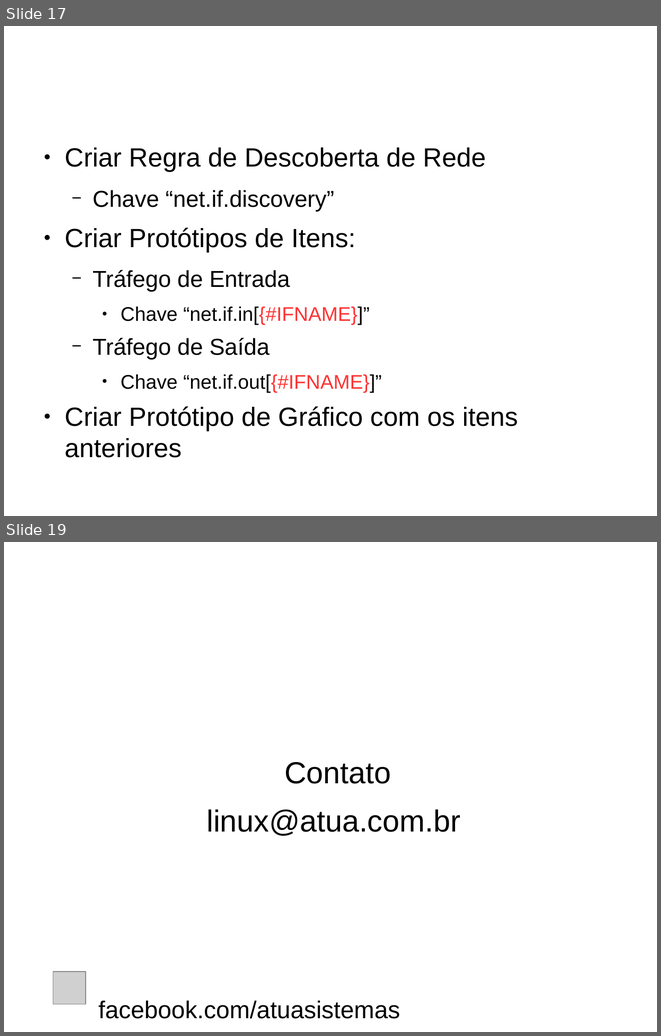
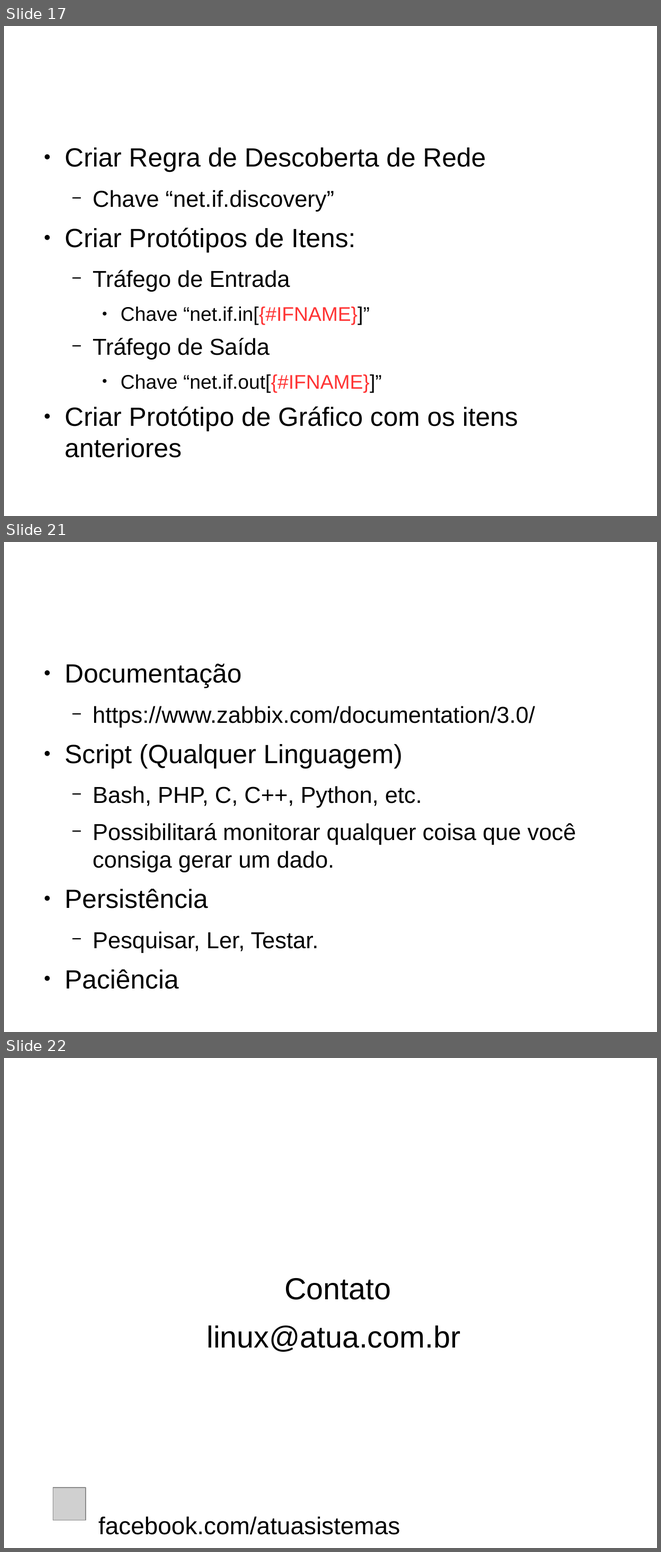
Before and after one commit to atualinux/zabbix, a slide deck: Atua_Zabbix_v1.odp. Shown one above the other, each under a label of ours: slides 17 and 19 before the commit, slides 17, 21 and 22 after it; the slides between them are not shown. The pictures are 661x1036 and 661x1552 pixels, drawn with LibreOffice and Linux fonts; fonts in the diff are those of the drawing; grey boxes stand for pictures; background and template pictures are left out. Boxes give left, top, right and bottom in pixels: in the first picture for what was removed or moved away, otherwise in the second. Text is boxed around its words. In the diff, an @@ line names an element or a change of style, - is before the commit and + after.

```diff
--- a/Atua_Zabbix_v1.odp
+++ b/Atua_Zabbix_v1.odp
@@ slide 21 added at <box>4,542,657,1032</box>, background picture (left out) @@
@@ title added at <box>36,567,625,649</box>, 44 pt, text #FFFFFF, bold @@
+Dicas
@@ text added at <box>64,663,576,989</box>, 28 pt, text #000000 @@
+● Documentação
+  − https://www.zabbix.com/documentation/3.0/
+● Script (Qualquer Linguagem)
+  − Bash, PHP, C, C++, Python, etc.
+  − Possibilitará monitorar qualquer coisa que você consiga gerar um dado.
+● Persistência
+  − Pesquisar, Ler, Testar.
+● Paciência
@@ what was slide 19 is now slide 22 @@
```
Also in this commit, not shown: 3 slides changed, 2 other slides added, 1 other file.
